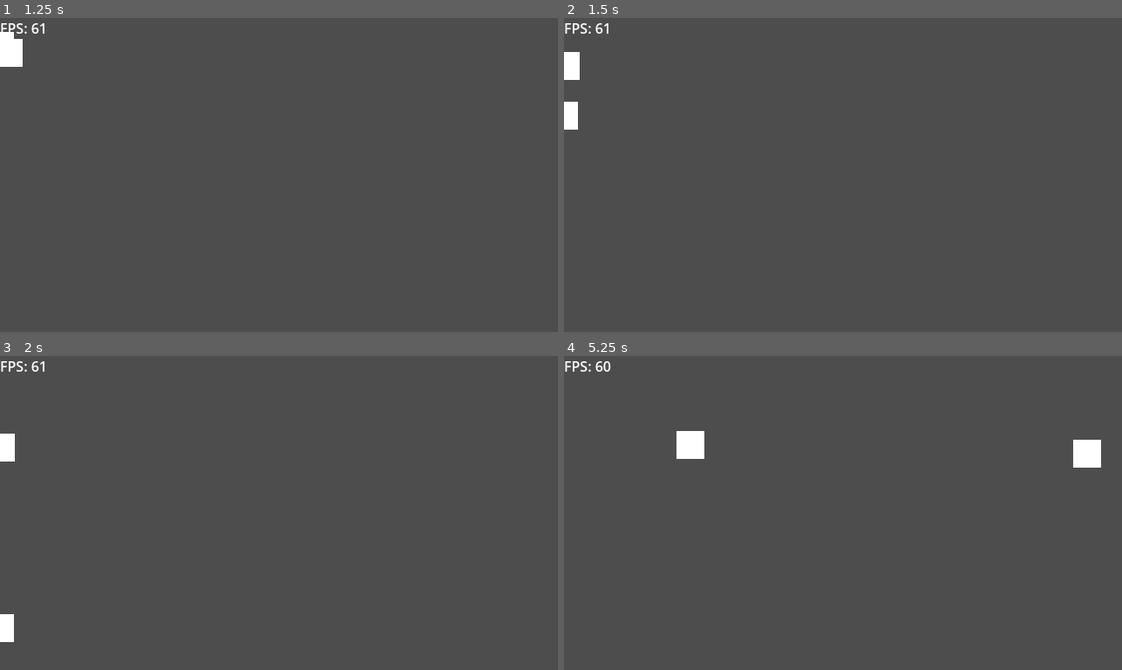
Above: before the commit, frames 1-4 (two rows, left to right).
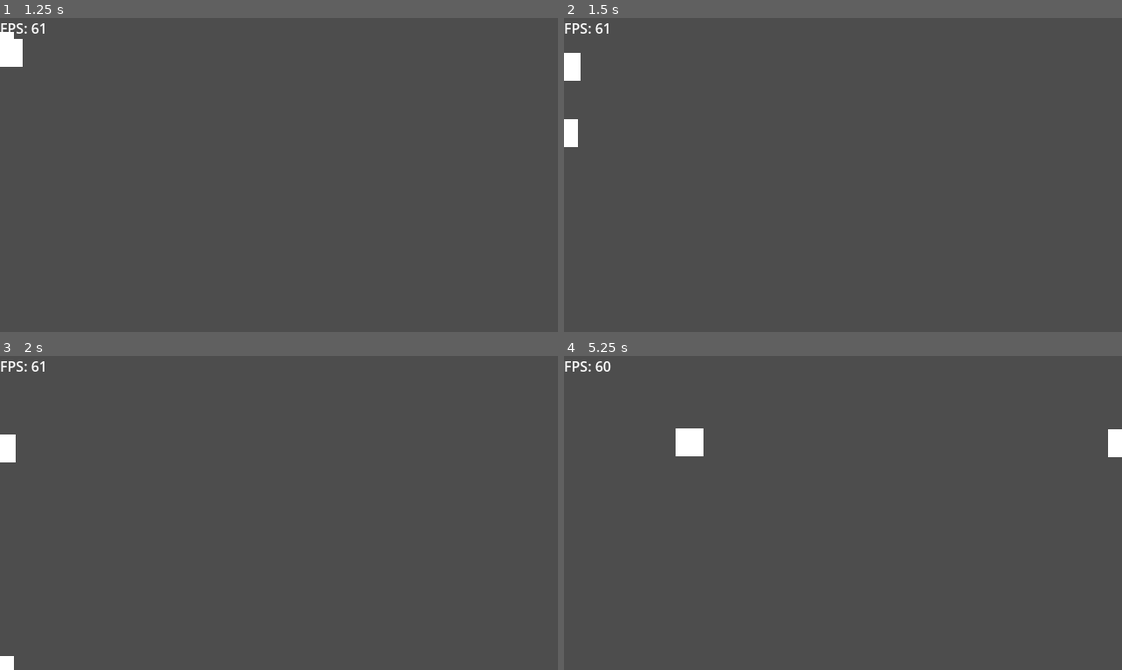
Above: after the commit, the same moments.

Repository: wesleyholiveira/osuml
Game: Godot game, scene res://main.tscn
Two runs of this game, one before a commit and one after it. Both use one fixed random seed, a clock stepped at 60 frames per second and the inputs below.
Inputs:
- Up to frame 1 (1.25 s): hold A (move_right) from 0.53 s (still down)
- Up to frame 2 (1.5 s): release A (move_right) at 1.28 s; hold S (move_down) from 1.28 s (still down)
- Up to frame 3 (2 s): keep holding S (move_down)
- Up to frame 4 (5.25 s): release S (move_down) at 2.03 s; hold A (move_right) 2.03-2.78 s; hold W (move_up) 2.78-3.53 s; hold D (move_left) 3.53-5.03 s; hold S (move_down) from 5.03 s (still down)

Frame 1 is identical in both runs. In frame 2, 0.3% of the frame differs, in the area x 0-3%, y 10-42%; in frame 3, 0.4%; in frame 4, 0.8%, in the area x 20-100%, y 23-36%.

Commit message:
feat(components): criado componente de atributos para personagem e npcs

Diff:
--- /dev/null
+++ b/components/AttributeComponent.gd
@@ -0,0 +1,21 @@
+extends Node2D
+
+class_name AttributeComponent
+
+@export var ch_name: String = ""
+@export var dmg: int = 1
+@export var def: int = 1
+@export var endurance = 0
+@export var hp: int = 20
+@export var sp: int = 5
+@export_range(1, 15) var speed: float:
+	get:
+		return 100 if !speed else speed
+	set(speedo):
+		speed = speedo * 100
+
+func _ready():
+	pass
+
+func _process(delta):
+	pass
--- /dev/null
+++ b/components/AttributeComponent.tscn
@@ -0,0 +1,6 @@
+[gd_scene load_steps=2 format=3 uid="uid://nhnngfwxnumo"]
+
+[ext_resource type="Script" path="res://components/AttributeComponent.gd" id="1_o2bdi"]
+
+[node name="AttributeComponent" type="Node2D"]
+script = ExtResource("1_o2bdi")
--- /dev/null
+++ b/components/characters/CebolaoCharacter.gd
@@ -0,0 +1,10 @@
+extends AttributeComponent
+
+# Called when the node enters the scene tree for the first time.
+func _ready():
+	pass # Replace with function body.
+
+
+# Called every frame. 'delta' is the elapsed time since the previous frame.
+func _process(delta):
+	pass
--- /dev/null
+++ b/components/characters/CebolaoCharacter.tscn
@@ -0,0 +1,6 @@
+[gd_scene load_steps=2 format=3 uid="uid://dxgkm54wgb7bv"]
+
+[ext_resource type="Script" path="res://components/characters/CebolaoCharacter.gd" id="1_4fgar"]
+
+[node name="CebolaoCharacter" type="Node2D"]
+script = ExtResource("1_4fgar")
--- a/scenes/Player.gd
+++ b/scenes/Player.gd
@@ -2,12 +2,11 @@
 
 extends Area2D
 
-@export var speed = 400
+@onready var player: AttributeComponent = $CebolaoCharacter
 var screen_size
 
 func _ready():
 	screen_size = get_viewport_rect().size
-
 
 func _process(delta):
 	var velocity = Vector2.ZERO
@@ -17,7 +16,7 @@
 		"move_up",
 		"move_down",
 		0.5
-	) * speed
+	) * player.speed
 
 	position += velocity * delta
 	position = position.clamp(Vector2.ZERO, screen_size)
--- a/scenes/player.tscn
+++ b/scenes/player.tscn
@@ -1,6 +1,7 @@
-[gd_scene load_steps=4 format=3 uid="uid://c8mcavl44me3k"]
+[gd_scene load_steps=5 format=3 uid="uid://c8mcavl44me3k"]
 
 [ext_resource type="Script" path="res://scenes/Player.gd" id="1_3s2x0"]
+[ext_resource type="PackedScene" uid="uid://dxgkm54wgb7bv" path="res://components/characters/CebolaoCharacter.tscn" id="2_78fx7"]
 
 [sub_resource type="CanvasTexture" id="CanvasTexture_k83d6"]
 
@@ -10,6 +11,10 @@
 [node name="Player" type="Area2D"]
 script = ExtResource("1_3s2x0")
 
+[node name="CebolaoCharacter" parent="." instance=ExtResource("2_78fx7")]
+sp = 20
+speed = 5.0
+
 [node name="Sprite" type="Sprite2D" parent="."]
 scale = Vector2(32, 32)
 texture = SubResource("CanvasTexture_k83d6")
